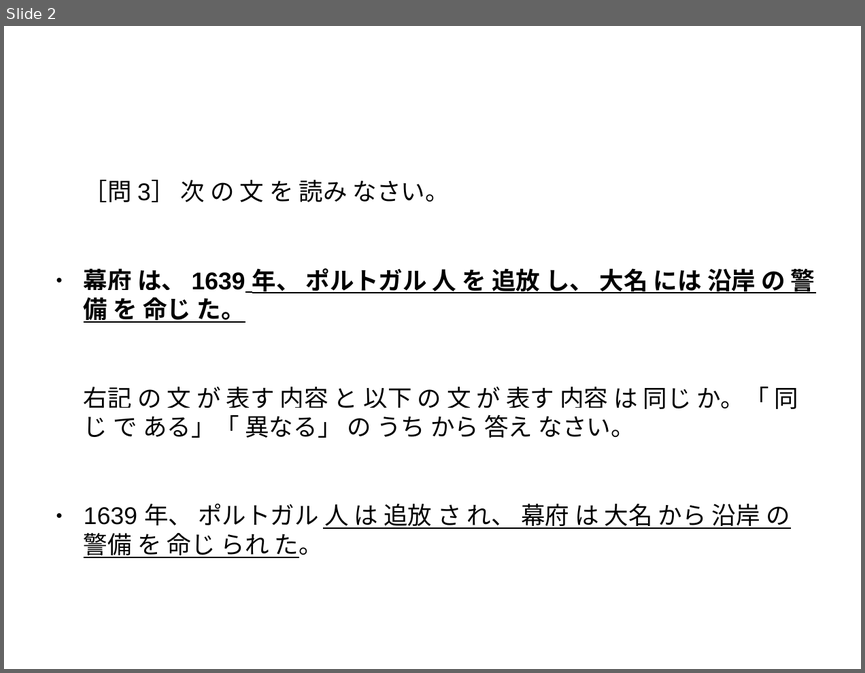
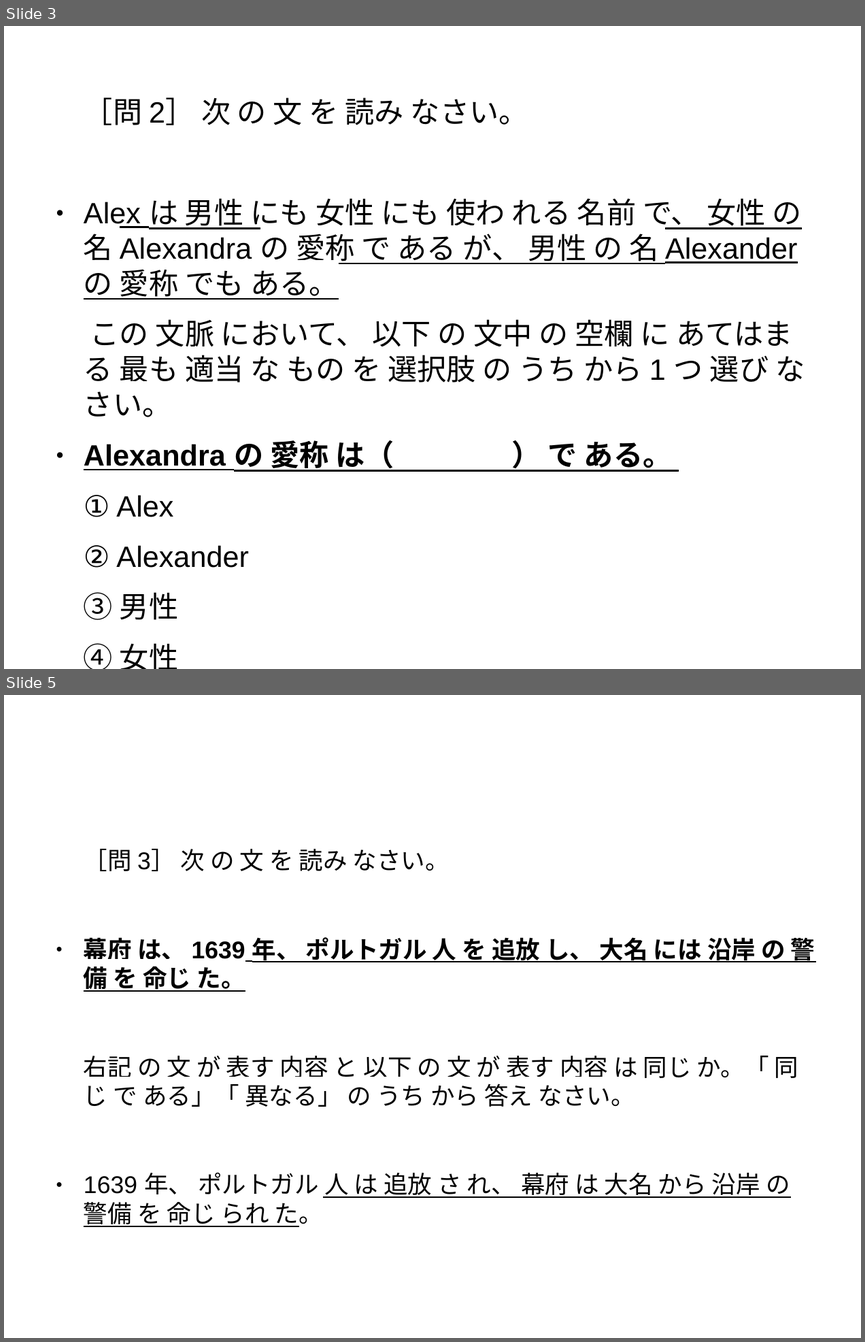
Before and after one commit to s-mitu/Documents, a slide deck: Slides/RSTについて.odp. Shown one above the other, each under a label of ours: slide 2 before the commit, slides 3 and 5 after it; the slides between them are not shown. The pictures are 865x673 and 865x1342 pixels, drawn with LibreOffice and Linux fonts; fonts in the diff are those of the drawing. Boxes give left, top, right and bottom in pixels: in the first picture for what was removed or moved away, otherwise in the second. Text is boxed around its words. In the diff, an @@ line names an element or a change of style, - is before the commit and + after.

```diff
--- a/Slides/RSTについて.odp
+++ b/Slides/RSTについて.odp
@@ slide 3 added at (4, 26, 861, 669), background #FFFFFF @@
@@ text added at (84, 97, 804, 620), 27.2 pt, text #000000 @@
+［問 2］ 次 の 文 を 読み なさい。
+● Alex は 男性 にも 女性 にも 使わ れる 名前 で、 女性 の 名 Alexandra の 愛称 で ある が、 男性 の 名 Alexander の 愛称 でも ある。
+この 文脈 において、 以下 の 文中 の 空欄 に あてはまる 最も 適当 な もの を 選択肢 の うち から 1 つ 選び なさい。
+● Alexandra の 愛称 は（ ） で ある。
+① Alex
+② Alexander
+③ 男性
+④ 女性
@@ what was slide 2 is now slide 5 @@
```
Also in this commit, not shown: 1 slide changed, 6 other slides added.
